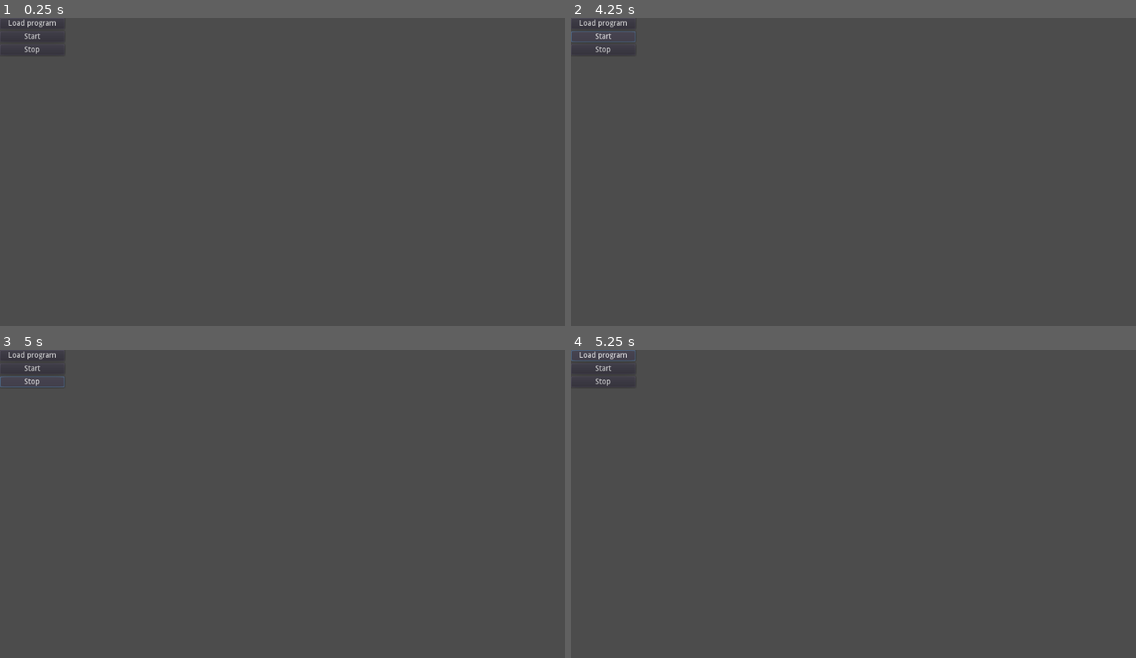
Above: before the commit, frames 1-4 (two rows, left to right).
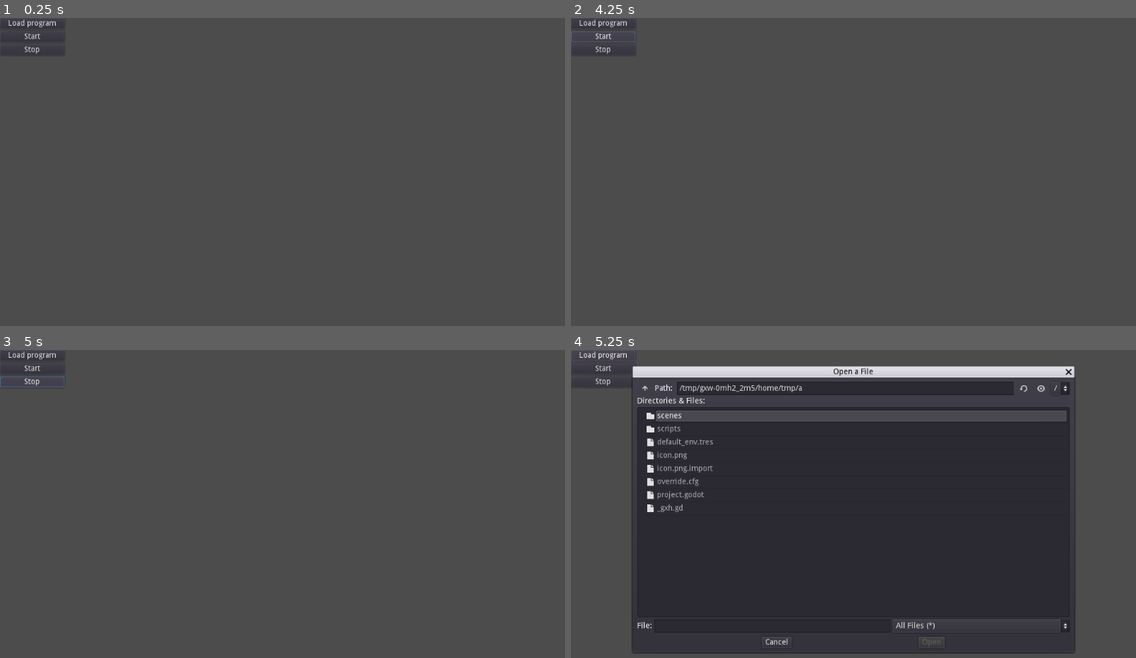
Above: after the commit, the same moments.

Repository: atirut-w/dcpu16-emu
Game: Godot game, scene res://scenes/cputest/cputest.tscn
Two runs of this game, one before a commit and one after it. Both use one fixed random seed, a clock stepped at 60 frames per second and the inputs below.
Inputs:
- Up to frame 1 (0.25 s): no input
- Up to frame 2 (4.25 s): click "Start" at 0.5 s; click "Start" at 1.25 s; click "Stop" at 2 s; click "Stop" at 2.75 s; click "Start" at 3.5 s
- Up to frame 3 (5 s): click "Stop" at 4.25 s
- Up to frame 4 (5.25 s): click "Load program" at 5 s

Frames 1-3 are identical in both runs. In frame 4, 63% of the frame differs, in the area x 0-90%, y 0-99%.
Error before the commit: Parse Error: The class "DCPU16" was found in global scope, but its script couldn't be loaded. (res://scripts/dcpu_component.gd:10)

Commit message:
Fix cyclic dependency

Diff:
--- a/scripts/dcpu_component.gd
+++ b/scripts/dcpu_component.gd
@@ -7,8 +7,6 @@
 var version: int
 var manufacturer: int
 
-var _cpu: DCPU16
-
 
 func _interrupt():
-    pass
+	pass
